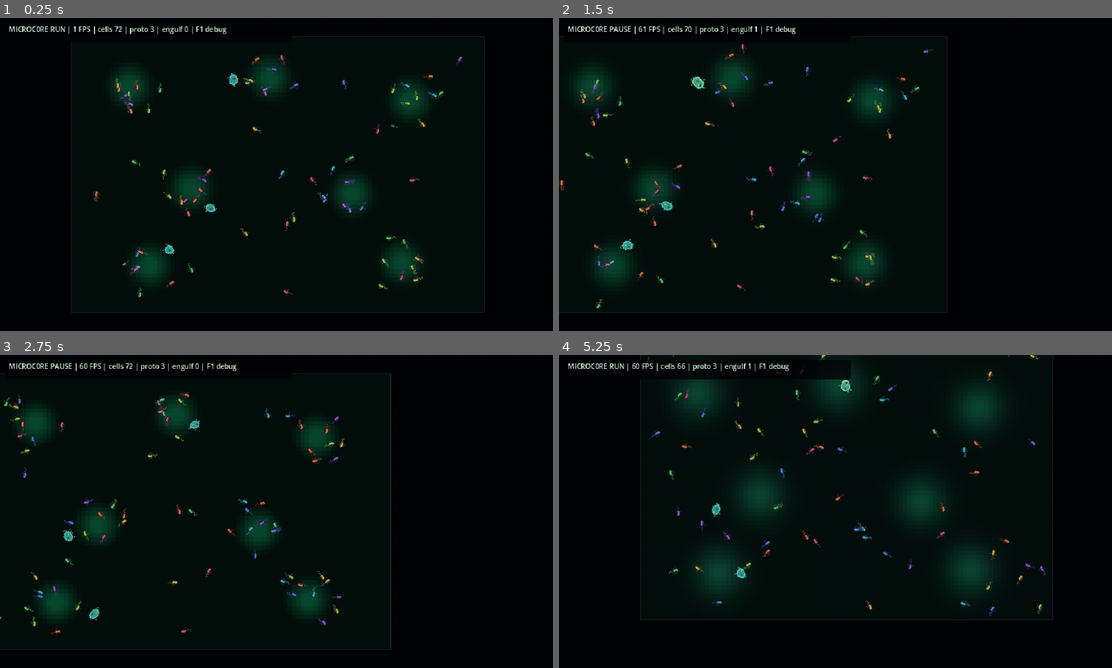
Above: before the commit, frames 1-4 (two rows, left to right).
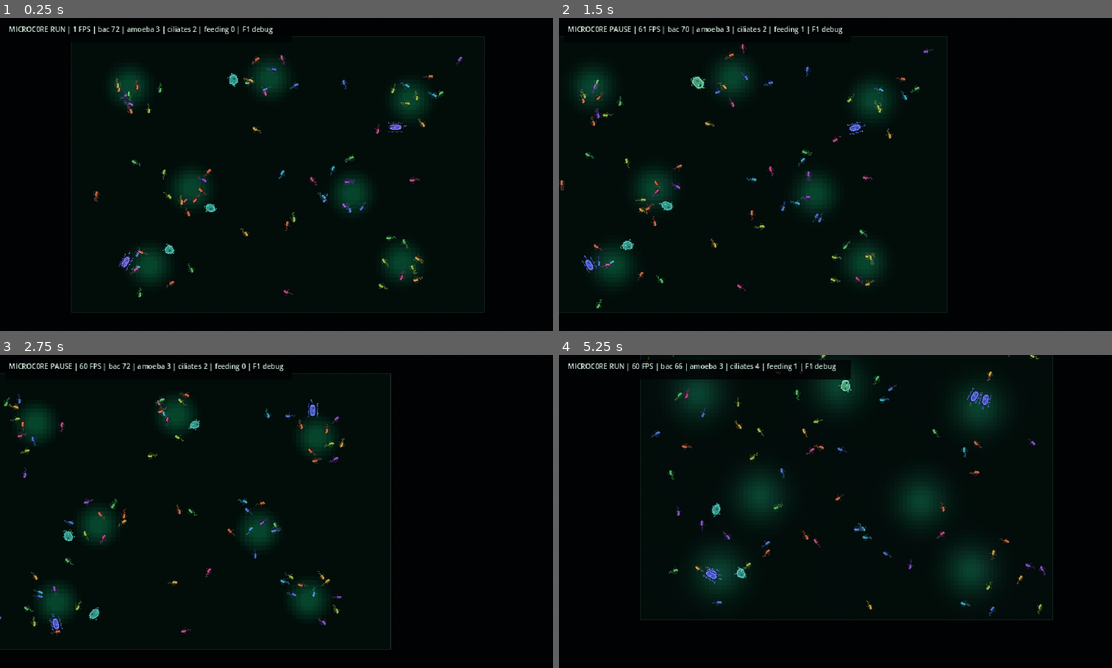
Above: after the commit, the same moments.

Repository: Rzbck/MicroC0re
Game: Godot game, scene res://src/app/main.tscn
Two runs of this game, one before a commit and one after it. Both use one fixed random seed, a clock stepped at 60 frames per second and the inputs below.
Inputs (mouse positions are in pixels of both pictures, inside the frame that each line leads up to):
- Up to frame 1 (0.25 s): no input
- Up to frame 2 (1.5 s): tap Enter at 0.5 s; move the mouse to (957, 158) at 0.52 s; hold D 0.53-1.25 s; tap F at 0.6 s; click (957, 158) at 0.67 s; tap Space at 0.77 s; drag from (724, 190) to (807, 237) at 1.27 s
- Up to frame 3 (2.75 s): move the mouse to (331, 442) at 2.02 s; hold D from 2.03 s (still down); tap N at 2.1 s
- Up to frame 4 (5.25 s): release D at 2.75 s; drag from (807, 574) to (669, 464) at 2.77 s; move the mouse to (1001, 558) at 3.52 s; hold A 3.53-4.25 s; tap 2 at 3.6 s; tap Space at 3.77 s; drag from (669, 464) to (752, 433) at 4.27 s; move the mouse to (863, 511) at 5.02 s; hold S from 5.03 s (still down); tap 4 at 5.1 s; click (863, 511) at 5.17 s

The runs differ from the first frame. In frame 1, 0.5% of the frame differs, in the area x 17-74%, y 2-81%; in frame 2, 0.5%; in frame 3, 0.5%; in frame 4, 0.6%, in the area x 18-79%, y 2-74%.

Commit message:
art: render animated ciliate predators and trophic counts

Diff:
--- a/src/app/pixel_microscope.gd
+++ b/src/app/pixel_microscope.gd
@@ -5,6 +5,7 @@
 const PixelBackgroundScript = preload("res://src/app/pixel_background.gd")
 const FarMultiMeshRendererScript = preload("res://src/app/far_multimesh_renderer.gd")
 const PixelProtozoaAtlasScript = preload("res://src/app/pixel_protozoa_atlas.gd")
+const PixelCiliateAtlasScript = preload("res://src/app/pixel_ciliate_atlas.gd")
 
 const FIXED_DT := 1.0 / 60.0
 const MAX_STEPS_PER_FRAME := 12
@@ -29,6 +30,7 @@
 var sim: Variant
 var atlas: Variant
 var protozoa_atlas: Variant
+var ciliate_atlas: Variant
 var far_renderer: Node2D
 var current_seed: int = 1337
 
@@ -70,6 +72,7 @@
 
 	atlas = PixelAtlasScript.new()
 	protozoa_atlas = PixelProtozoaAtlasScript.new()
+	ciliate_atlas = PixelCiliateAtlasScript.new()
 	_setup_infinite_background()
 	_setup_gpu_renderers()
 	_start_simulation(current_seed)
@@ -216,6 +219,7 @@
 
 	_draw_bacteria()
 	_draw_protozoa()
+	_draw_ciliates()
 	draw_rect(world_rect, Color(0.18, 0.30, 0.27, 0.55), false, 0.28, false)
 
 	draw_ms = _smooth_metric(
@@ -372,6 +376,60 @@
 		draw_set_transform(Vector2.ZERO, 0.0, Vector2.ONE)
 
 
+func _draw_ciliates() -> void:
+	if sim == null or ciliate_atlas == null:
+		return
+
+	var visible_rect: Rect2 = _visible_world_rect().grow(10.0)
+	var zoom_value: float = camera.zoom.x
+
+	for ciliate in sim.ciliates:
+		var position: Vector2 = Vector2(ciliate.position)
+		if not visible_rect.has_point(position):
+			continue
+
+		if zoom_value < 0.55:
+			var marker_size: float = maxf(0.48, 1.35 / zoom_value)
+			draw_rect(
+				Rect2(
+					position - Vector2(marker_size, marker_size) * 0.5,
+					Vector2(marker_size, marker_size)
+				),
+				Color(0.60, 0.66, 0.98, 0.96),
+				true
+			)
+			continue
+
+		var state: int = 1 if int(ciliate.feeding_target_id) >= 0 else 0
+		var frame: int = posmod(
+			int(floor(visual_time * (10.0 + float(ciliate.gene_speed) * 2.0)))
+				+ int(ciliate.id),
+			6
+		)
+		var texture: Texture2D = ciliate_atlas.get_texture(frame, state)
+		var base_scale: float = 0.33 + float(ciliate.radius) * 0.014
+		var texture_size: Vector2 = texture.get_size() * base_scale
+		var pulse: float = 1.0 + sin(float(ciliate.swim_phase)) * 0.055
+		texture_size.x *= pulse
+		texture_size.y *= 2.0 - pulse
+
+		var color := Color(0.68, 0.72, 1.0, 1.0)
+		if state == 1:
+			color = Color(0.86, 0.72, 1.0, 1.0)
+
+		var angle_step: float = TAU / 24.0
+		var pixel_angle: float = roundf(float(ciliate.angle) / angle_step) * angle_step
+
+		draw_set_transform(position, pixel_angle, Vector2.ONE)
+		draw_texture_rect(
+			texture,
+			Rect2(-texture_size * 0.5, texture_size),
+			false,
+			color
+		)
+		draw_set_transform(Vector2.ZERO, 0.0, Vector2.ONE)
+
+
 func _lineage_color(hue: float) -> Color:
 	var normalized: float = wrapf(hue, 0.0, 1.0)
 	var index: int = clampi(
@@ -458,12 +516,13 @@
 		hud_panel.size = Vector2(330.0, 22.0)
 		hud_label.size = Vector2(320.0, 18.0)
 		hud_label.text = (
-			"MICROC0RE %s | %d FPS | cells %d | proto %d | engulf %d | F1 debug"
+			"MICROC0RE %s | %d FPS | bac %d | amoeba %d | ciliates %d | feeding %d | F1 debug"
 			% [
 				state_text,
 				Engine.get_frames_per_second(),
 				sim.bacteria.size(),
 				sim.protozoa.size(),
+				sim.ciliates.size(),
 				int(sim.count_engulfing()),
 			]
 		)
@@ -483,11 +542,12 @@
 	)
 	hud_label.text += "\nGPU " + gpu_name
 	hud_label.text += (
-		"\ncells %d visible %d | proto %d engulf %d | gen %d divide %d adhere %d lysis %d"
+		"\nbac %d visible %d | amoeba %d ciliates %d feeding %d | gen %d divide %d adhere %d lysis %d"
 		% [
 			sim.bacteria.size(),
 			visible_cells,
 			sim.protozoa.size(),
+			sim.ciliates.size(),
 			int(sim.count_engulfing()),
 			int(sim.max_generation()),
 			int(sim.count_dividing()),
